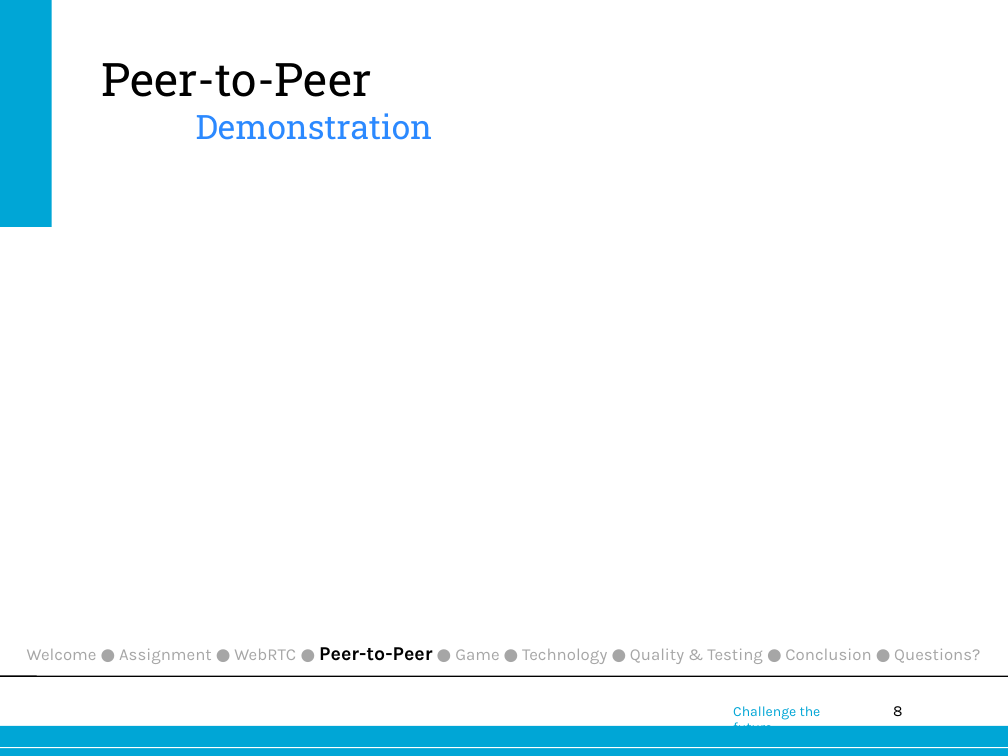
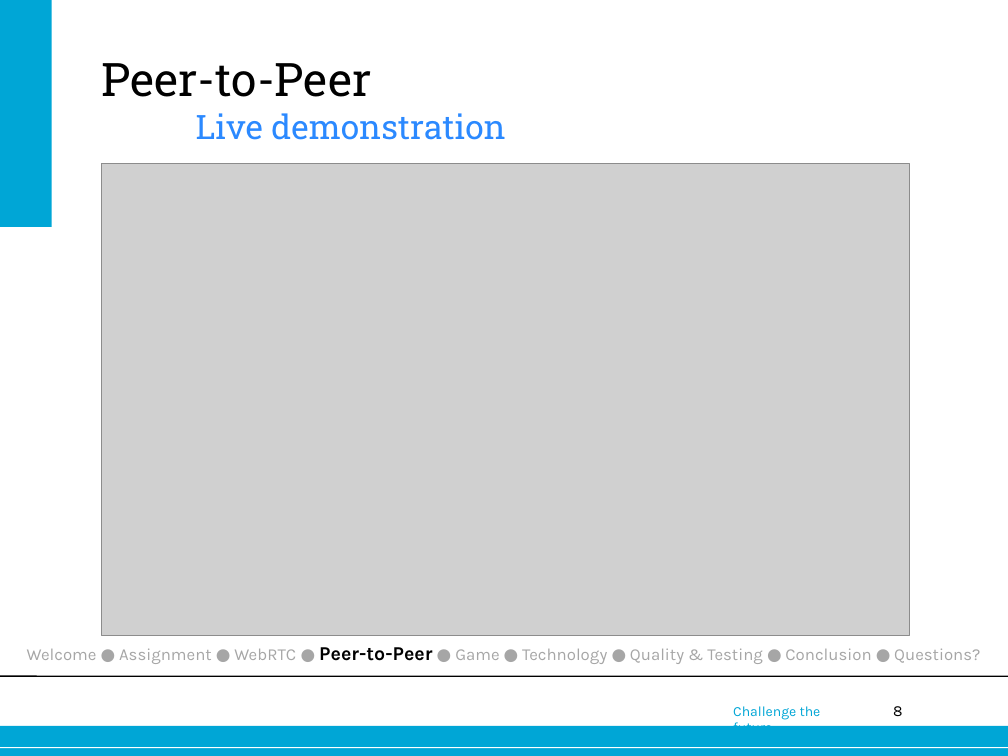
Before and after one commit to joostverdoorn/webrtc, a slide deck: slide 8 of documents/Eindpresentatie/webrtc.pptx. Drawn at 1008x756 pixels with LibreOffice and Linux fonts; fonts in the diff are those of the drawing; grey boxes stand for pictures; background and template pictures are left out. Boxes give left, top, right and bottom in pixels: in the first picture for what was removed or moved away, otherwise in the second. Text is boxed around its words. In the diff, an @@ line names an element or a change of style, - is before the commit and + after.

```diff
--- a/documents/Eindpresentatie/webrtc.pptx
+++ b/documents/Eindpresentatie/webrtc.pptx
@@ title at bbox=[101, 63, 505, 140]: text changed @@
-Peer-to-Peer
-Demonstration
+Peer-to-Peer
+Live demonstration
@@ picture added at bbox=[101, 163, 909, 635] @@
```
Also in this commit, not shown: 2 other slides changed, 1 slide added, 4 other files.
